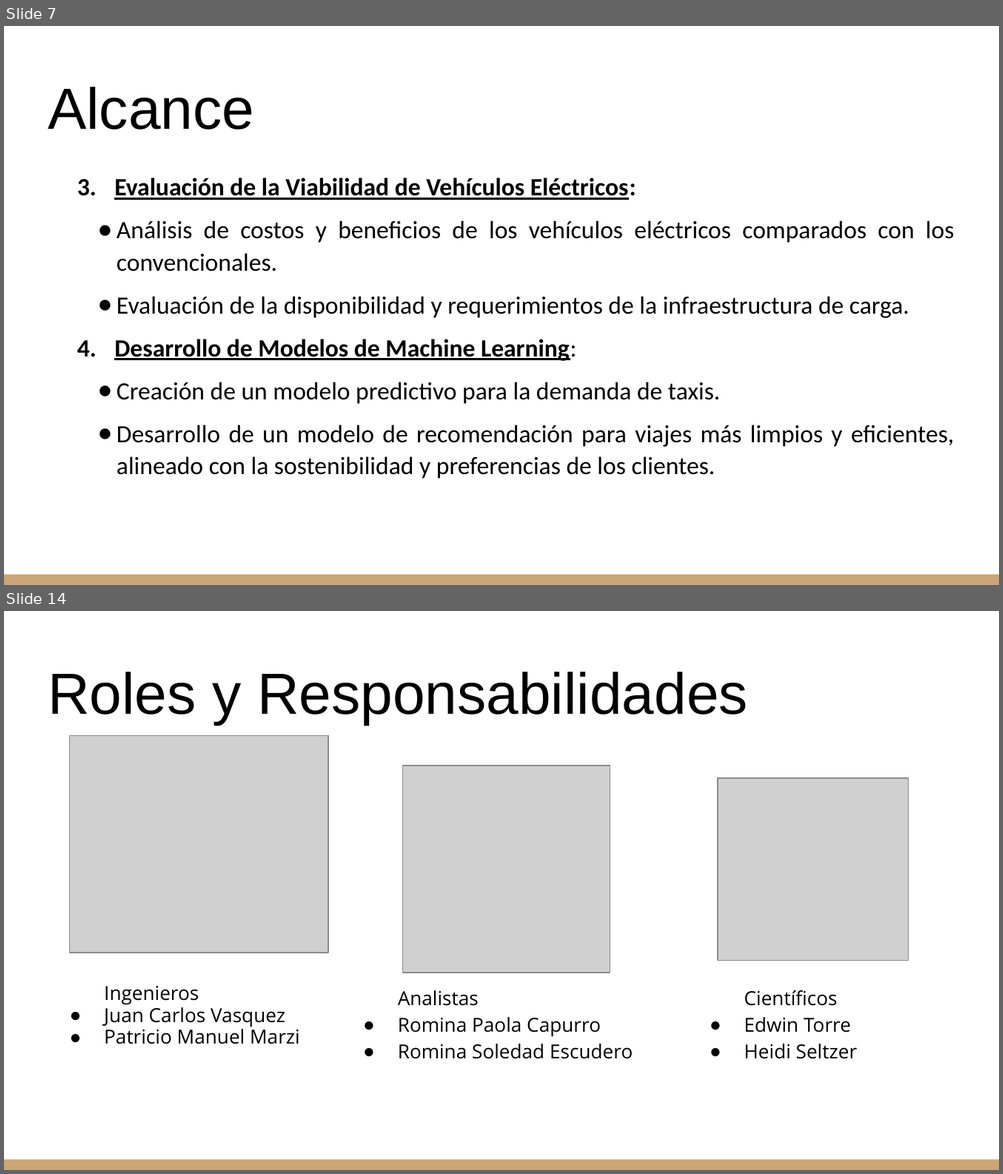
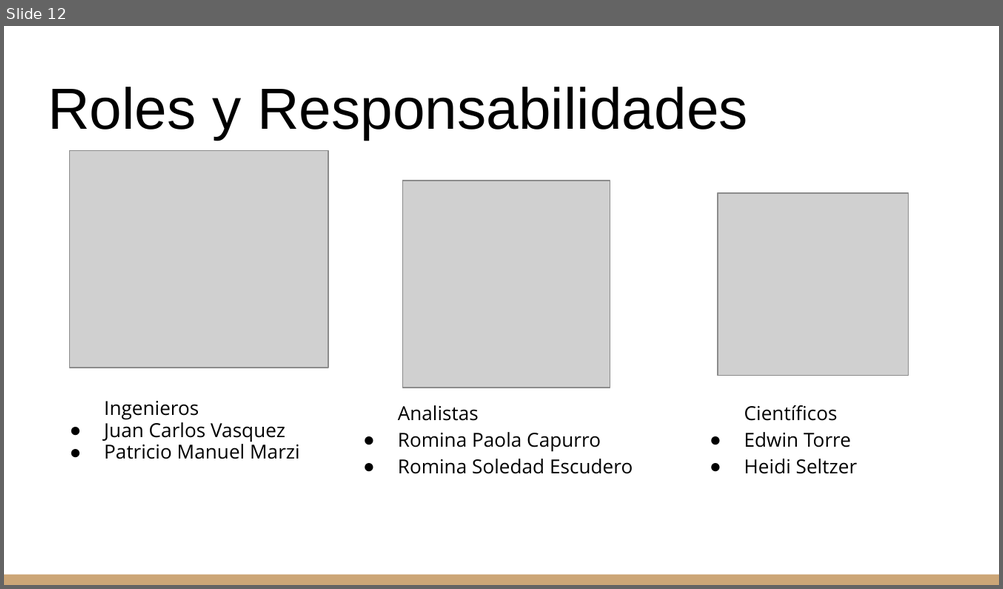
Before and after one commit to Chinaskidev/Dataminds-Consulting, a slide deck: Documentacion/Sprint_1/Demo_Sprint_1.pptx. Shown one above the other, each under a label of ours: slides 7 and 14 before the commit, slide 12 after it; the slides between them are not shown. The pictures are 1003x1174 and 1003x589 pixels, drawn with LibreOffice and Linux fonts; fonts in the diff are those of the drawing; grey boxes stand for pictures. Boxes give left, top, right and bottom in pixels: in the first picture for what was removed or moved away, otherwise in the second. Text is boxed around its words. In the diff, an @@ line names an element or a change of style, - is before the commit and + after.

```diff
--- a/Documentacion/Sprint_1/Demo_Sprint_1.pptx
+++ b/Documentacion/Sprint_1/Demo_Sprint_1.pptx
@@ slide 7 removed at box(4, 26, 999, 585), background #FFFFFF; not listed: 1 template element that a slide beside it also shows @@
@@ title removed at box(48, 87, 254, 130) @@
-Alcance
@@ text removed at box(114, 178, 954, 479) @@
-3. Evaluación de la Viabilidad de Vehículos Eléctricos:
-● Análisis de costos y beneficios de los vehículos eléctricos comparados con los convencionales.
-● Evaluación de la disponibilidad y requerimientos de la infraestructura de carga.
-4. Desarrollo de Modelos de Machine Learning:
-● Creación de un modelo predictivo para la demanda de taxis.
-● Desarrollo de un modelo de recomendación para viajes más limpios y eficientes, alineado con la sostenibilidad y preferencias de los clientes.
@@ what was slide 14 is now slide 12 @@
```
Also in this commit, not shown: 9 slides changed, 2 slides added, 4 other slides removed, 2 other files.
